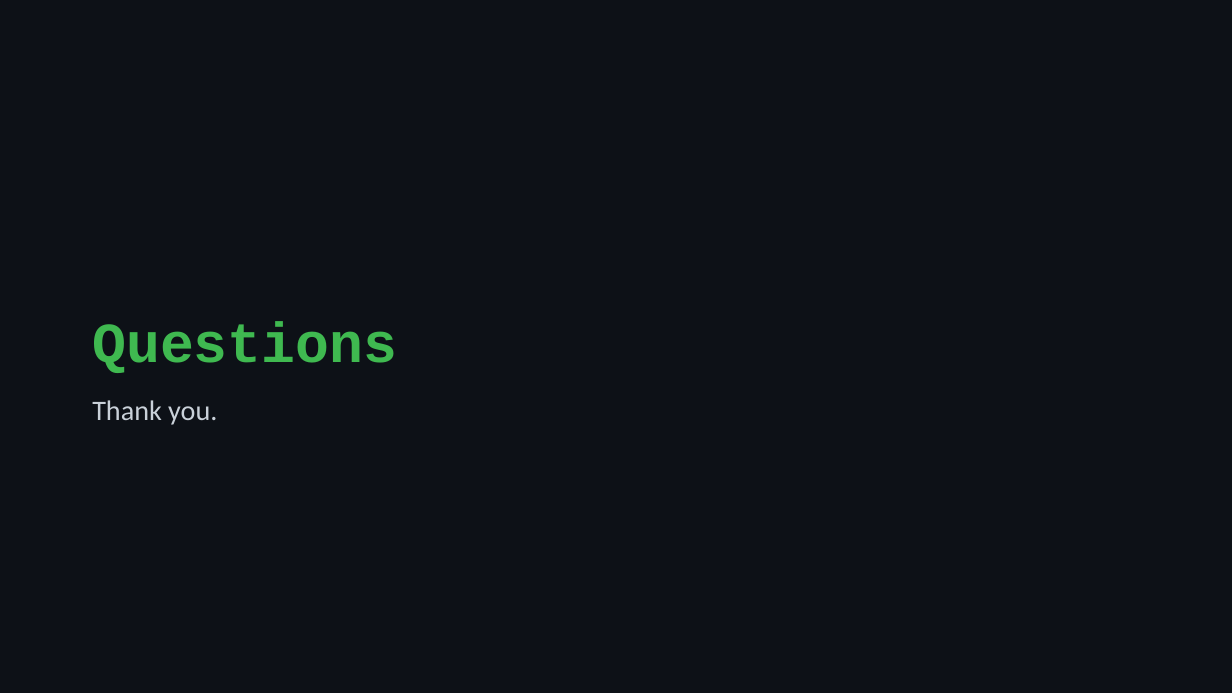
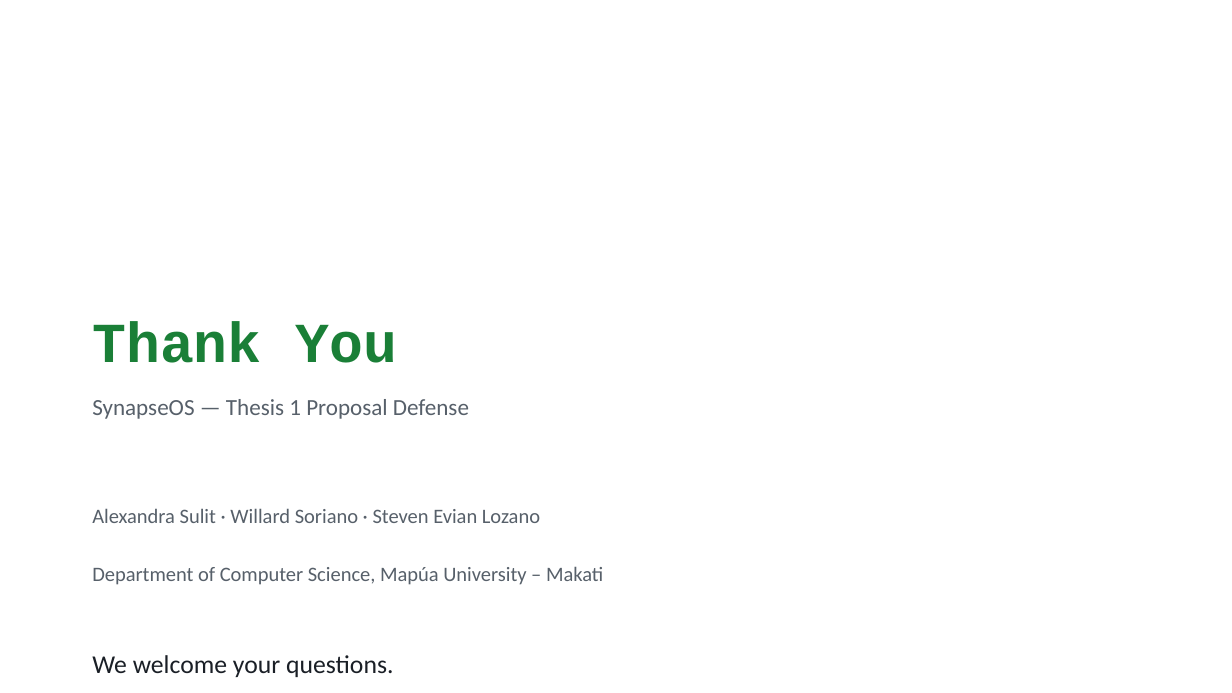
Before and after one commit to willardcsoriano/thesis, a slide deck: slide 18 of thesis 1/defense/SynapseOS_Proposal_Defense.pptx. Drawn at 1232x693 pixels with LibreOffice and Linux fonts; fonts in the diff are those of the drawing. Boxes give left, top, right and bottom in pixels: in the first picture for what was removed or moved away, otherwise in the second. Text is boxed around its words. In the diff, an @@ line names an element or a change of style, - is before the commit and + after.

```diff
--- a/thesis 1/defense/SynapseOS_Proposal_Defense.pptx
+++ b/thesis 1/defense/SynapseOS_Proposal_Defense.pptx
@@ background #0D1117 to #FFFFFF @@
@@ title at box(92, 322, 398, 363): text changed; text colour #3FB950 to #1A7F37 @@
-Questions
+Thank You
@@ text at box(92, 399, 603, 677): text changed; size 22 to 16 pt; text colour #C9D1D9 to #57606A @@
-Thank you.
+SynapseOS — Thesis 1 Proposal Defense
+Alexandra Sulit · Willard Soriano · Steven Evian Lozano
+Department of Computer Science, Mapúa University – Makati
+We welcome your questions.
```
Also in this commit, not shown: 14 other slides changed, 1 slide added, 1 slide removed, 4 other files.
